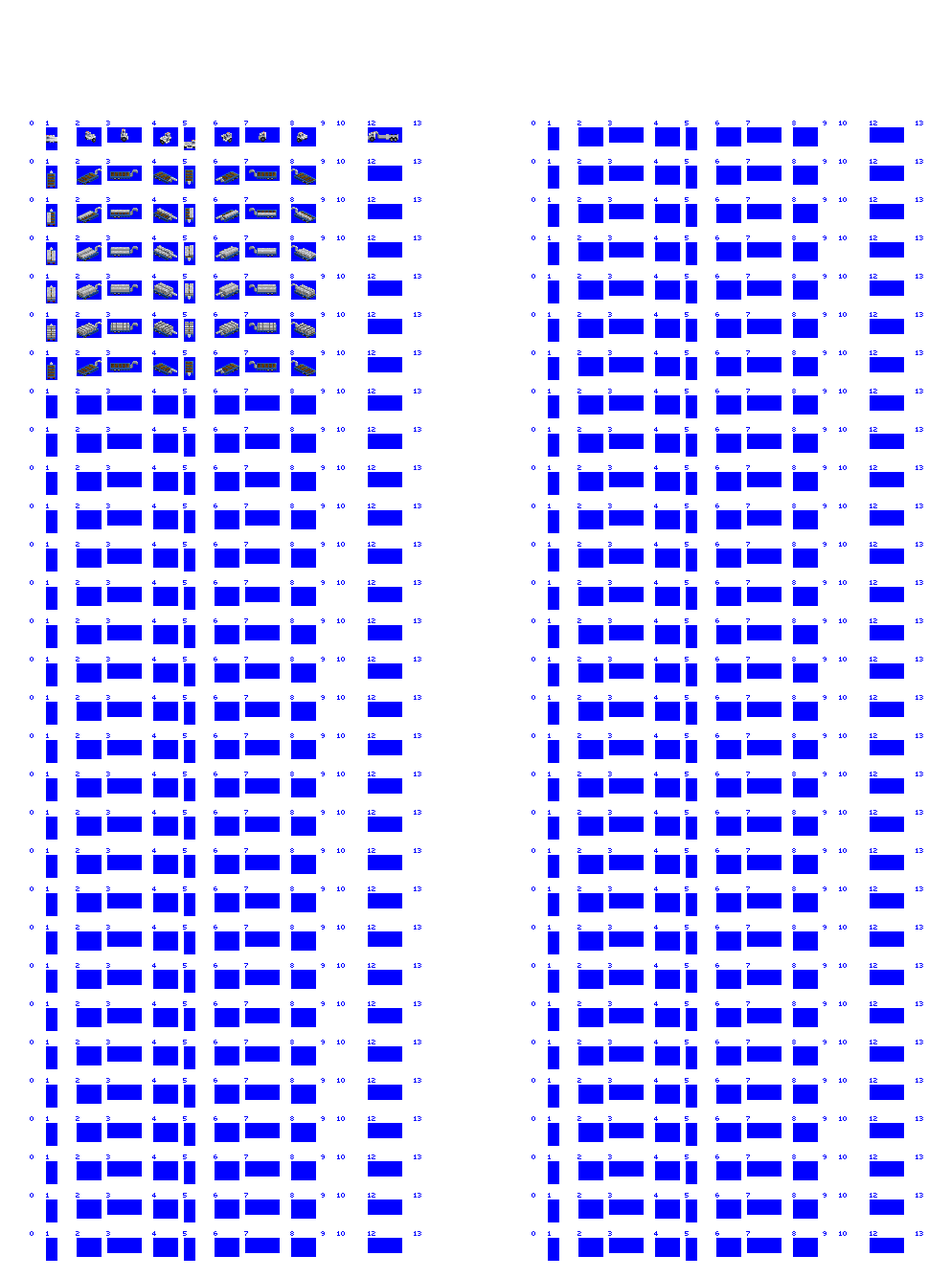
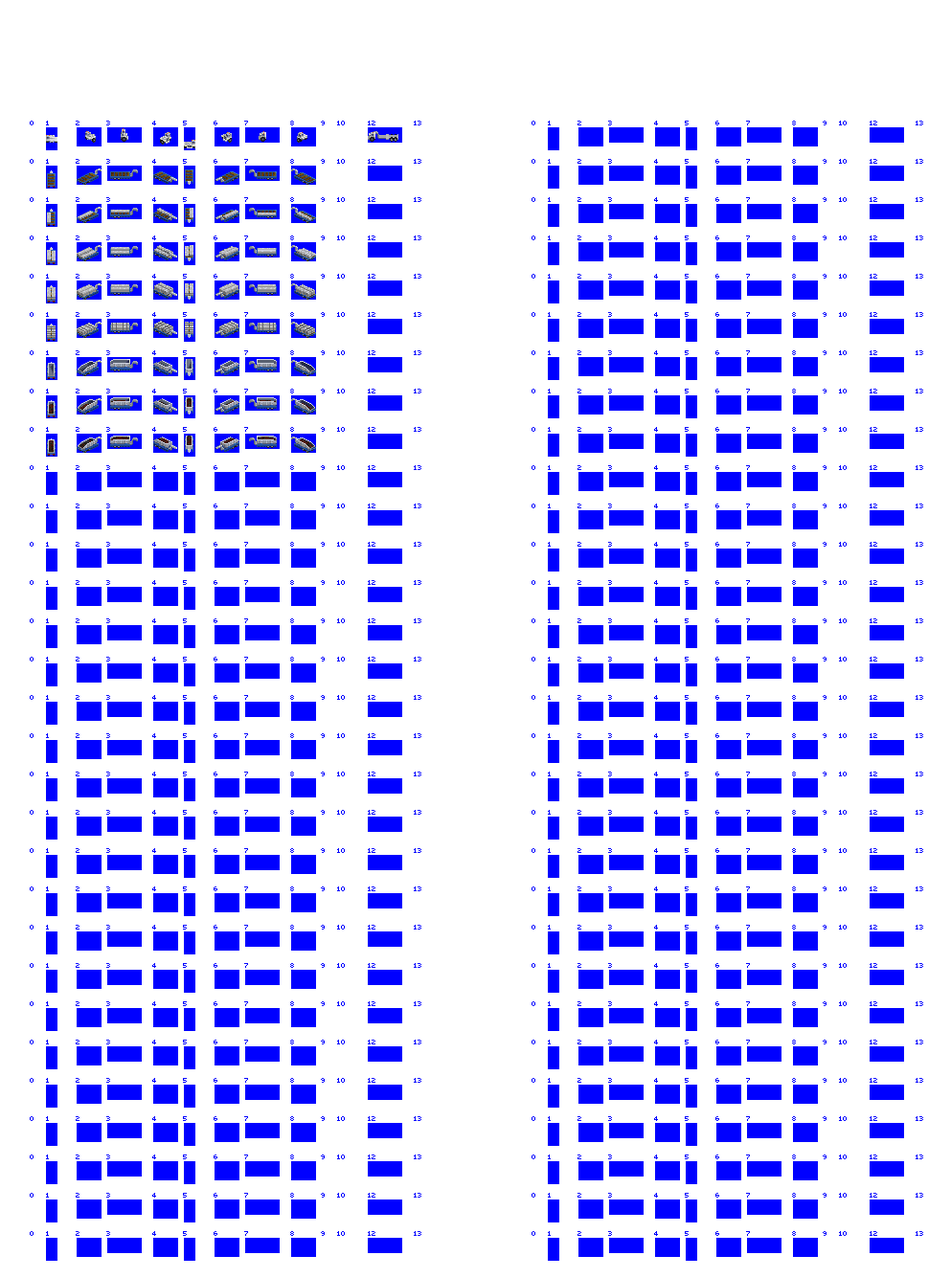
Layered file, before and after one edit (951x1278). Changes by layer:
painted on "metal hauling body" over (46, 360, 316, 377)
added layer "scrap load" in group "articulated foundry hauler" over (48, 398, 314, 452)
added layer "scrap hauling body" in group "articulated foundry hauler" over (46, 359, 316, 456)
painted on "trailer" over (46, 398, 315, 456)
